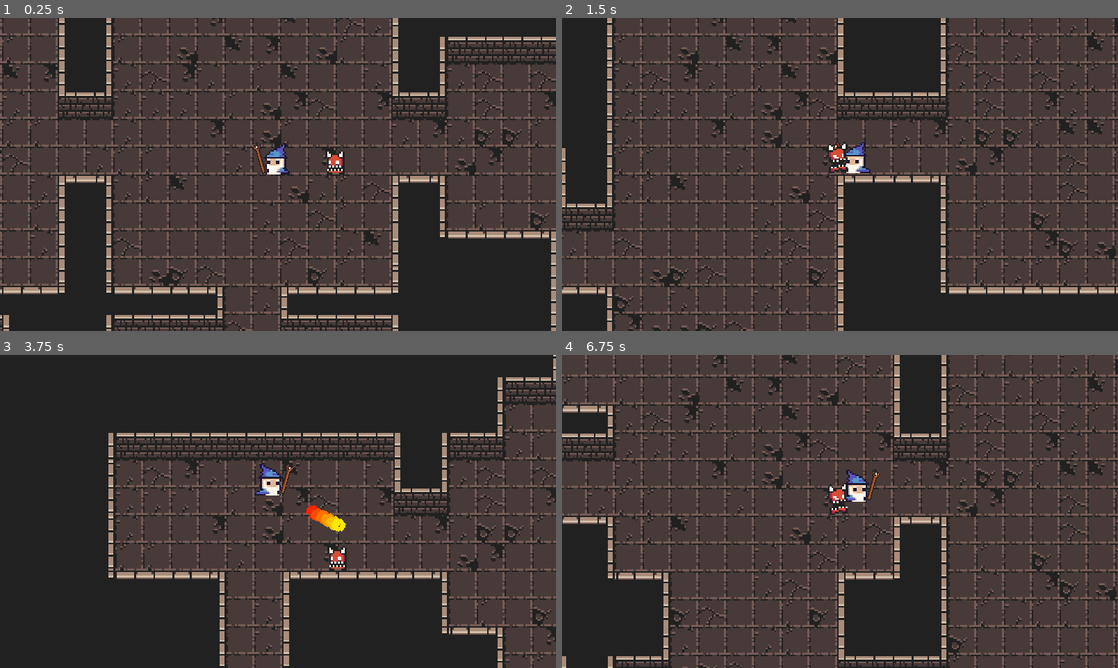
Above: before the commit, frames 1-4 (two rows, left to right).
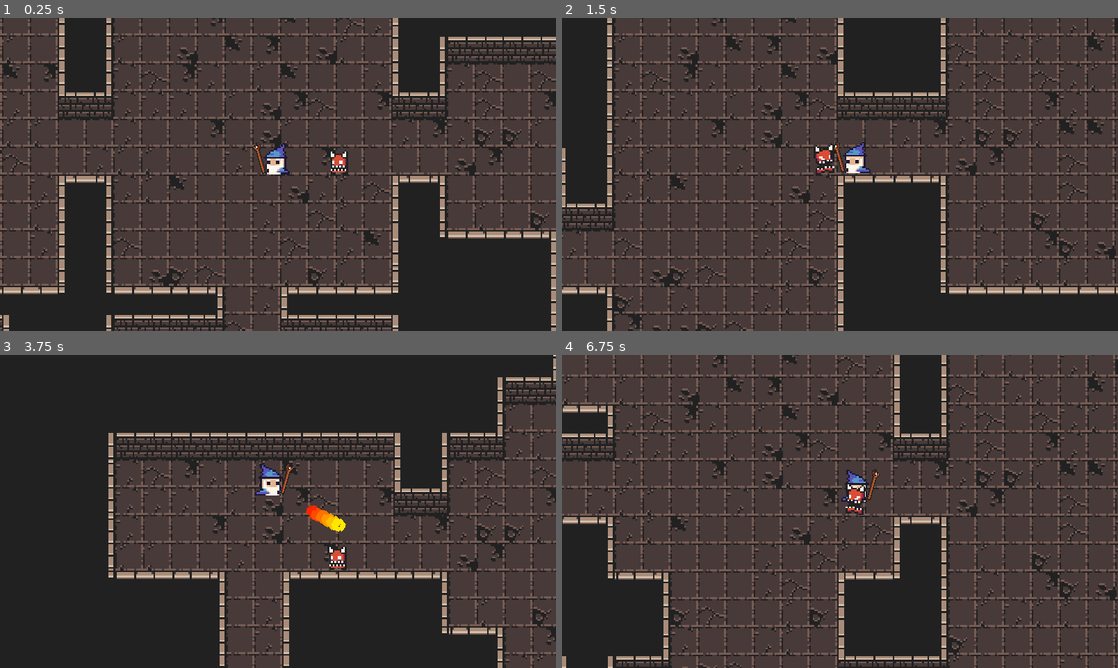
Above: after the commit, the same moments.

Repository: Erdandrej/Dungeoneers
Game: Godot game, scene res://Dungeon/World.tscn
Two runs of this game, one before a commit and one after it. Both use one fixed random seed, a clock stepped at 60 frames per second and the inputs below.
Inputs (mouse positions are in pixels of both pictures, inside the frame that each line leads up to):
- Up to frame 1 (0.25 s): no input
- Up to frame 2 (1.5 s): tap Enter (ui_accept) at 0.5, 0.77 s; move the mouse to (962, 158) at 0.52 s; press the mouse at (962, 158) at 0.53 s; hold D (right) 0.53-1.28 s; move the mouse to (728, 190) at 1.27 s; release the mouse at (728, 190) at 1.28 s; hold S (down) from 1.28 s (still down); click (728, 190) at 1.35 s
- Up to frame 3 (3.75 s): tap Enter (ui_accept) at 1.52, 3.02 s; move the mouse to (333, 442) at 2.02 s; release S (down) at 2.03 s; press the mouse at (333, 442) at 2.03 s; hold D (right) 2.03-2.78 s; move the mouse to (250, 574) at 2.77 s; release the mouse at (250, 574) at 2.78 s; hold W (up) 2.78-3.53 s; click (250, 574) at 2.85 s; move the mouse to (444, 558) at 3.52 s; press the mouse at (444, 558) at 3.53 s; hold A (left) from 3.53 s (still down)
- Up to frame 4 (6.75 s): tap Enter (ui_accept) at 3.77, 4.52, 6.02 s; move the mouse to (673, 464) at 4.27 s; release the mouse at (673, 464) at 4.28 s; click (673, 464) at 4.35 s; move the mouse to (867, 511) at 5.02 s; release A (left) at 5.03 s; press the mouse at (867, 511) at 5.03 s; hold S (down) 5.03-5.78 s; move the mouse to (756, 433) at 5.77 s; release the mouse at (756, 433) at 5.78 s; hold D (right) 5.78-6.53 s; click (756, 433) at 5.85 s; move the mouse to (962, 495) at 6.52 s; press the mouse at (962, 495) at 6.53 s; hold W (up) from 6.53 s (still down)

The runs differ from the first frame. In frame 1, 0.2% of the frame differs, in the area x 58-63%, y 42-50%; in frame 2, 0.4%; in frame 3, less than 0.1%; in frame 4, 0.4%, in the area x 47-55%, y 40-52%.

Commit message:
Add knockback on enemy

Diff:
--- a/Dungeoneers/Enemies/Enemy.gd
+++ b/Dungeoneers/Enemies/Enemy.gd
@@ -3,6 +3,11 @@
 const EnemyDeathEffect = preload("res://Effects/EnemyDeathEffect.tscn")
 
 export var health = 4
+export var MAX_SPEED = 50
+export var FRICTION = 200
+export var WANDER_BUFFER = 4
+
+var knockback = Vector2.ZERO
 
 onready var animatedSprite = $AnimatedSprite
 onready var hurtbox = $Hurtbox
@@ -12,11 +17,14 @@
 	animatedSprite.play("Idle")
 
 func _physics_process(delta):
+	knockback = knockback.move_toward(Vector2.ZERO, FRICTION * delta)
+	knockback = move_and_slide(knockback)
+
 	var player = get_parent().get_node("Player")
 	animatedSprite.flip_h = global_position.x > player.global_position.x
 	animatedSprite.scale = lerp(animatedSprite.scale, Vector2(1,1), 0.2)
 
-func death():
+func death(knockback_vector):
 	queue_free()
 	var enemyDeathEffect = EnemyDeathEffect.instance()
 	get_parent().add_child(enemyDeathEffect)
@@ -24,10 +32,11 @@
 
 func _on_Hurtbox_area_entered(area):
 	animatedSprite.scale = Vector2(1.3, 0.7)
+	knockback = area.knockback_vector * 80
 	animatedSprite.play("Hurt")
 	health -= area.damage
 	if health <= 0:
-		death()
+		death(area.knockback_vector)
 	hurtbox.start_invincibility(0.5)
 
 func _on_Hurtbox_invincibility_started():
--- a/Dungeoneers/Overlap/Hitbox.gd
+++ b/Dungeoneers/Overlap/Hitbox.gd
@@ -1,4 +1,4 @@
 extends Area2D
 
 export var damage = 1
-export var knockback = Vector2.ZERO
+var knockback_vector = Vector2.ZERO
--- a/Dungeoneers/Projectiles/Projectile.gd
+++ b/Dungeoneers/Projectiles/Projectile.gd
@@ -3,10 +3,12 @@
 var speed = 200
 
 onready var sprite = $Sprite
+onready var hitbox = $Hitbox
 
 func shoot(start_pos):
 	self.global_position = start_pos
 	var direction = (start_pos.direction_to(get_global_mouse_position())).normalized()
+	hitbox.knockback_vector = direction
 	self.linear_velocity = direction * speed
 	sprite.rotate(get_global_mouse_position().angle_to_point(global_position))
 
Not shown: 4 places in Dungeoneers/Enemies/Enemy.tscn that only renumber resources
